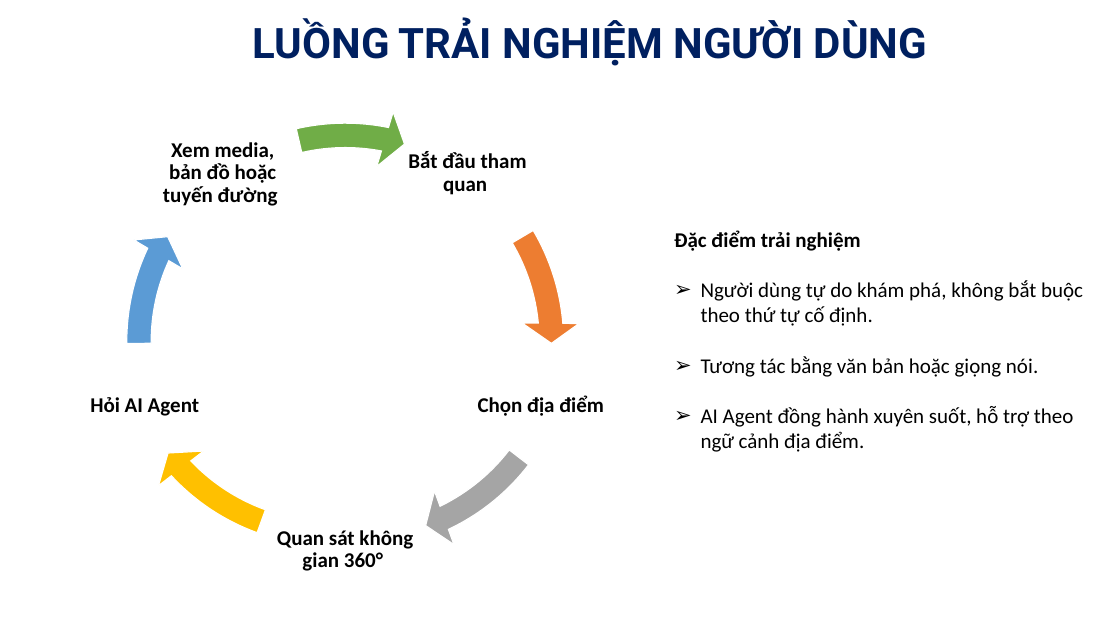
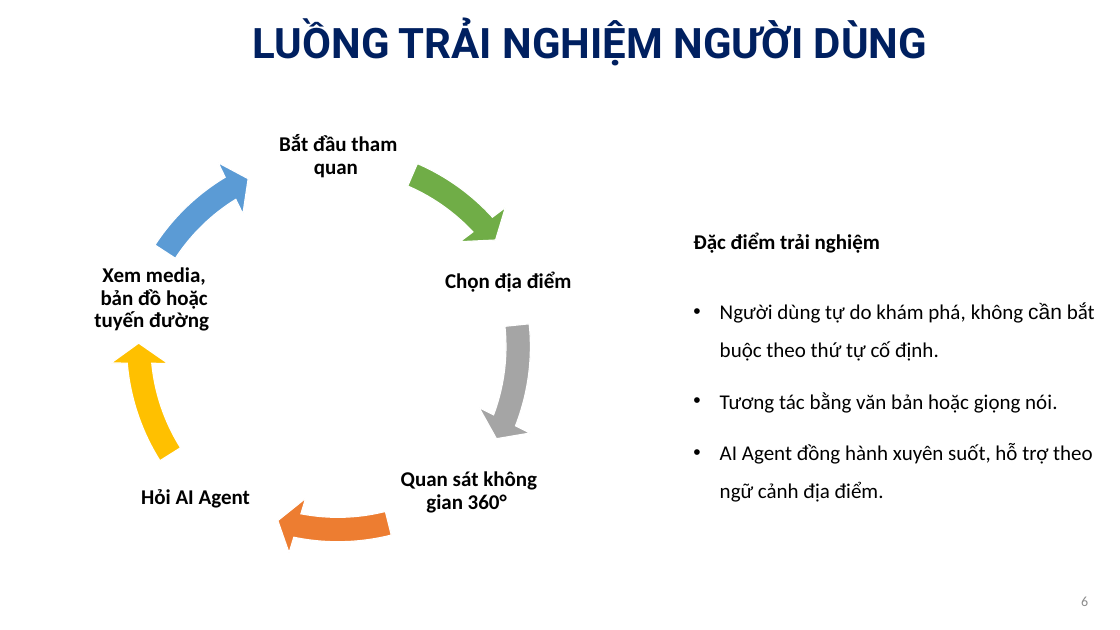
Before and after one commit to thhieu2904/tn-da22tta-110122221-nguyenthanhhieu-tvutour, a slide deck: slide 6 of docs/KhoaLuan-Slide.pptx. Drawn at 1120x630 pixels with LibreOffice and Linux fonts; fonts in the diff are those of the drawing; background and template pictures are left out. Boxes give left, top, right and bottom in pixels: in the first picture for what was removed or moved away, otherwise in the second. Text is boxed around its words. In the diff, an @@ line names an element or a change of style, - is before the commit and + after.

```diff
--- a/docs/KhoaLuan-Slide.pptx
+++ b/docs/KhoaLuan-Slide.pptx
@@ circular arrow at (x1=0, y1=15, x2=644, y2=630): rotation 0 to 316 degrees @@
@@ circular arrow at (x1=15, y1=15, x2=674, y2=630): rotation 0 to 37 degrees @@
@@ circular arrow at (x1=3, y1=36, x2=660, y2=630): rotation 0 to 36 degrees @@
@@ circular arrow at (x1=13, y1=39, x2=664, y2=630): rotation 0 to 33 degrees @@
@@ circular arrow at (x1=47, y1=32, x2=630, y2=615): rotation 0 to 106 degrees @@
@@ free "Bắt đầu tham quan" resized from (x1=408, y1=151, x2=527, y2=195) to (x1=276, y1=93, x2=401, y2=218) @@
@@ free "Xem media," resized from (x1=163, y1=142, x2=278, y2=206) to (x1=78, y1=236, x2=229, y2=361) @@
@@ free "Chọn địa điểm" resized from (x1=478, y1=395, x2=604, y2=416) to (x1=413, y1=219, x2=608, y2=344) @@
@@ text "Đặc điểm trải nghiệm" moved from (x1=674, y1=230, x2=1083, y2=452) to (x1=693, y1=232, x2=1095, y2=502) @@
@@ text at (x1=720, y1=302, x2=1095, y2=361): text changed @@
-➢ Người dùng tự do khám phá, không bắt buộc theo thứ tự cố định.
+• Người dùng tự do khám phá, không cần bắt buộc theo thứ tự cố định.
@@ text at (x1=720, y1=392, x2=1093, y2=502): bullet ➢ to •; line spacing 1 to 1.5; more space between paragraphs @@
@@ free "Hỏi AI Agent" resized from (x1=90, y1=397, x2=199, y2=416) to (x1=106, y1=435, x2=291, y2=560) @@
@@ free "Quan sát không gian 360°" resized from (x1=277, y1=530, x2=413, y2=571) to (x1=390, y1=429, x2=548, y2=554) @@
@@ page number added at (x1=1081, y1=596, x2=1088, y2=606), 12 pt, text #8C8C8C @@
+6
```
Also in this commit, not shown: 14 other slides changed.
